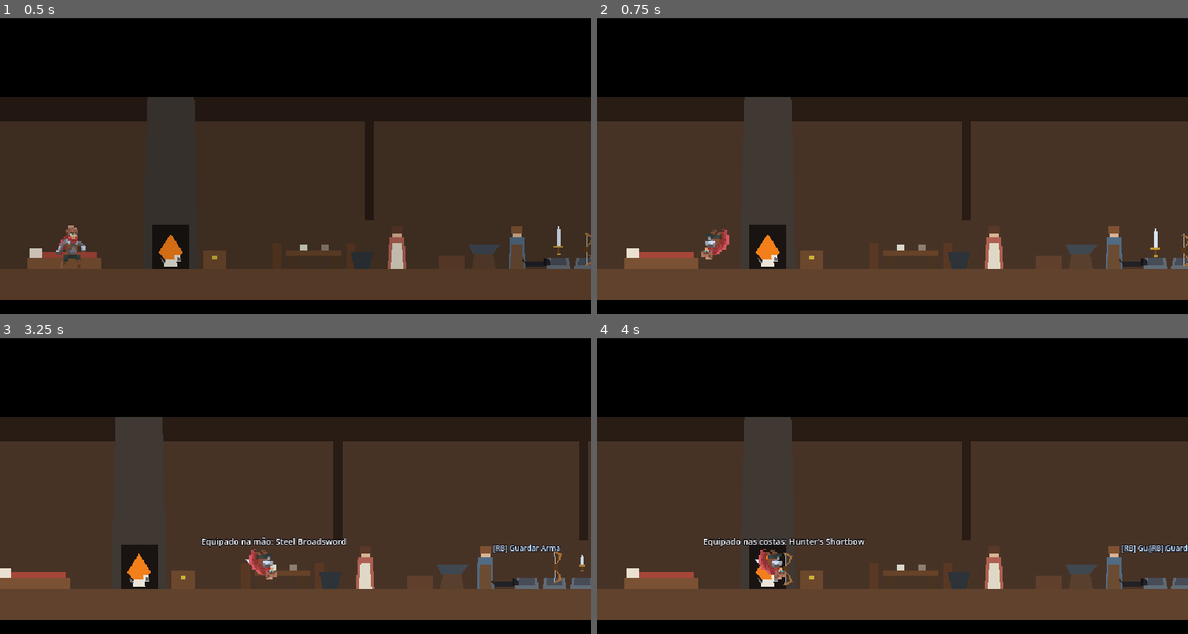
Above: before the commit, frames 1-4 (two rows, left to right).
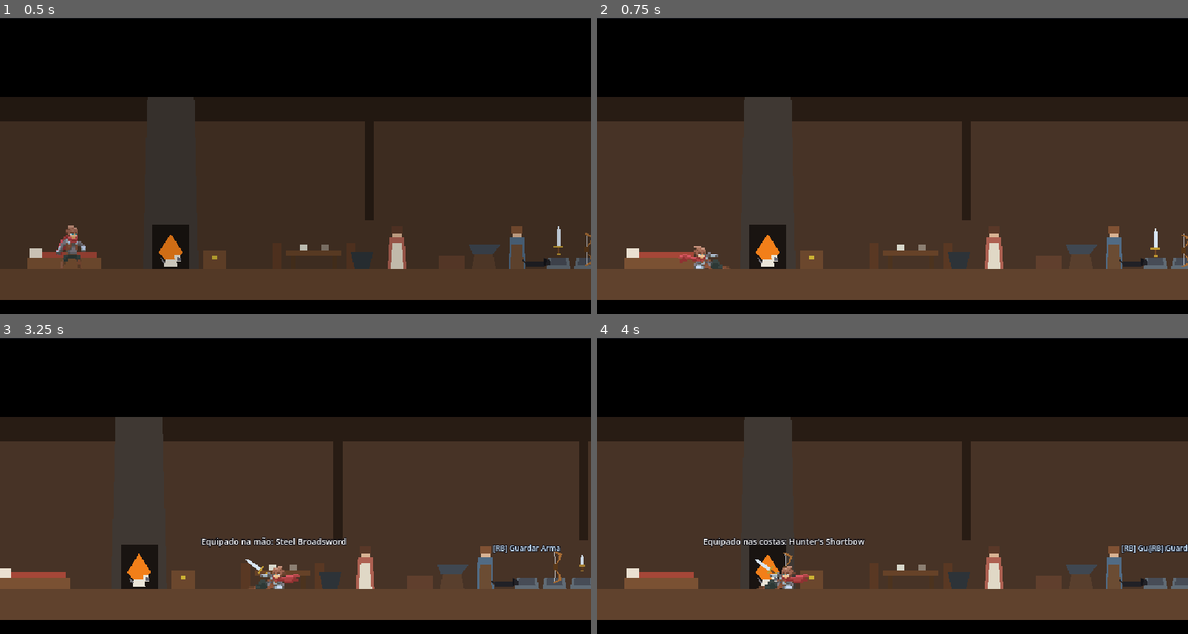
Above: after the commit, the same moments.

Repository: Theadrill/Godot-Roguelike-Prototype
Game: Godot game, scene res://src/world/hub/family_house.tscn
Two runs of this game, one before a commit and one after it. Both use one fixed random seed, a clock stepped at 60 frames per second and the inputs below.
Inputs (mouse positions are in pixels of both pictures, inside the frame that each line leads up to):
- Up to frame 1 (0.5 s): no input
- Up to frame 2 (0.75 s): tap Enter (ui_accept) at 0.5 s; move the mouse to (992, 251) at 0.52 s; hold D (move_right) from 0.53 s (still down); hold Shift (roll) from 0.53 s (still down); click (992, 251) at 0.67 s
- Up to frame 3 (3.25 s): tap Space (jump) at 0.77, 1.52 s; move the mouse to (520, 571) at 1.27 s; release Shift (roll) at 1.28 s; click (520, 571) at 1.35 s; tap Shift (roll) at 1.55, 3.05 s; release D (move_right) at 2 s; click "X" at 2 s; move the mouse to (525, 571) at 2.77 s; hold A (move_left) from 2.78 s (still down); hold Right mouse button (defend) from 2.78 s (still down); click (525, 571) at 2.92 s
- Up to frame 4 (4 s): keep holding A (move_left); move the mouse to (1182, 571) at 3.52 s; release Right mouse button (defend) at 3.53 s; tap Q (heal) at 3.6 s; click (1182, 571) at 3.67 s; tap Space (jump) at 3.77 s; tap Shift (roll) at 3.8 s

Frame 1 is identical in both runs. In frame 2, 0.6% of the frame differs, in the area x 13-23%, y 71-85%; in frame 3, 0.6%; in frame 4, 0.6%, in the area x 27-36%, y 71-85%.

Commit message:
fix(player): keep slide animation for roll state, preserve roll in double jump

Diff:
--- a/src/entities/player/states/roll_state.gd
+++ b/src/entities/player/states/roll_state.gd
@@ -10,10 +10,7 @@
 	roll_timer = player.roll_duration
 	roll_direction = float(player.facing_direction)
 
-	if player.is_crouch_requested() or (state_machine.previous_state and state_machine.previous_state.name.to_lower() == "crouch"):
-		player.play_animation(&"slide")
-	else:
-		player.play_animation(&"roll")
+	player.play_animation(&"slide")
 
 	# Shrink collision height to 20px so player passes under low ceilings (32px)
 	_set_crouched(true)
